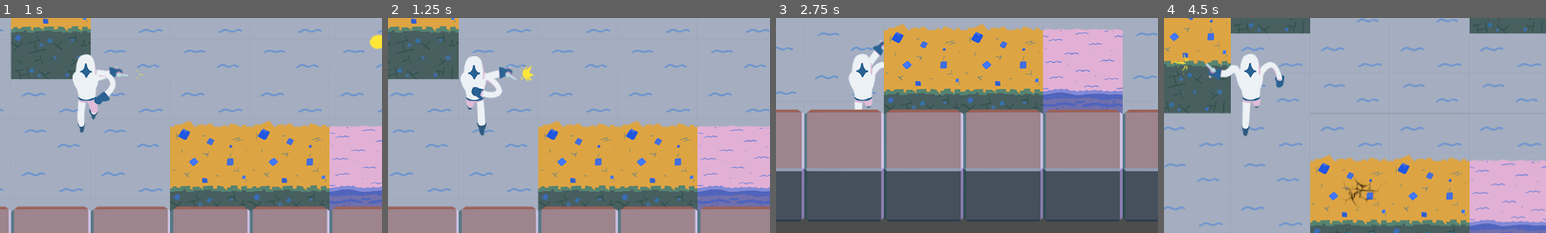
Above: before the commit, frames 1-4 (left to right).
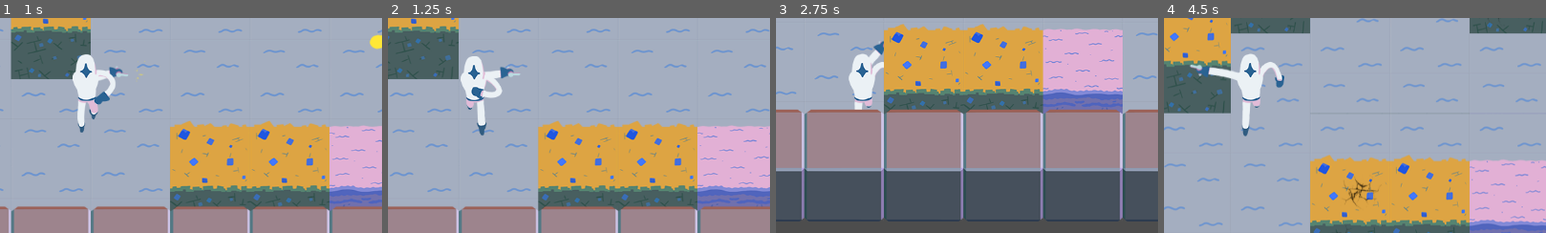
Above: after the commit, the same moments.

Repository: ParisRomane/Scientific_game_jam
Game: Godot game, scene res://scenes/concrete_scenes/4_players_map.tscn
The game is run twice, just before and just after one commit, with the same random seed, the same clock (stepped at 60 frames per second) and the same inputs. This scene is started directly instead of the project's main scene.
Inputs (mouse positions are % of the whole screen's width and height, from its top left):
- Up to frame 1 (1 s): move the mouse to (72, 45) at 0.52 s; press the mouse at (72, 45) at 0.53 s; hold Right (ui_right) from 0.53 s (still down); tap Space (ui_select) at 0.77 s
- Up to frame 2 (1.25 s): keep holding Right (ui_right)
- Up to frame 3 (2.75 s): move the mouse to (30, 55) at 1.27 s; release Right (ui_right) at 1.28 s; release the mouse at (30, 55) at 1.28 s; hold Down (ui_down) 1.28-2.03 s; click (30, 55) at 1.35 s; tap Space (ui_select) at 1.52 s; move the mouse to (60, 28) at 2.02 s; press the mouse at (60, 28) at 2.03 s; hold Right (ui_right) from 2.03 s (still down)
- Up to frame 4 (4.5 s): move the mouse to (45, 70) at 2.77 s; release Right (ui_right) at 2.78 s; release the mouse at (45, 70) at 2.78 s; hold Up (ui_up) 2.78-3.53 s; click (45, 70) at 2.85 s; tap Space (ui_select) at 3.02, 3.77 s; move the mouse to (80, 65) at 3.52 s; press the mouse at (80, 65) at 3.53 s; hold Left (ui_left) from 3.53 s (still down); move the mouse to (20, 35) at 4.27 s; release the mouse at (20, 35) at 4.28 s; click (20, 35) at 4.35 s
The pictures show only the part of the screen within x 39-89%, y 33-83%; the shares and areas given below are measured in that part.

Frame 1 is identical in both runs. In frame 2, 0.3% of the frame differs, in the area x 25-39%, y 22-30%; in frame 3, less than 0.1%; in frame 4, 0.6%, in the area x 2-20%, y 16-29%.

Commit message:
Fixed: arm animation only plays when a bullet is fired

Diff:
--- a/scripts/Player.gd
+++ b/scripts/Player.gd
@@ -145,8 +145,6 @@
 			_state_machine.travel("Idle")
 		else:
 			_state_machine.travel("Run")
-		if shoot:
-			_arm_anim_tree.travel("Shoot")
 
 	if is_dying:
 		is_dying = false
@@ -155,6 +153,8 @@
 
 func shooting():
 	if shoot and can_shoot and !is_dead:
+		_arm_anim_tree.travel("Shoot")
+
 		shoot_line = get_global_mouse_position() - global_position
 		var b = bullet.instantiate()
 		var rotation = shoot_line.angle()
